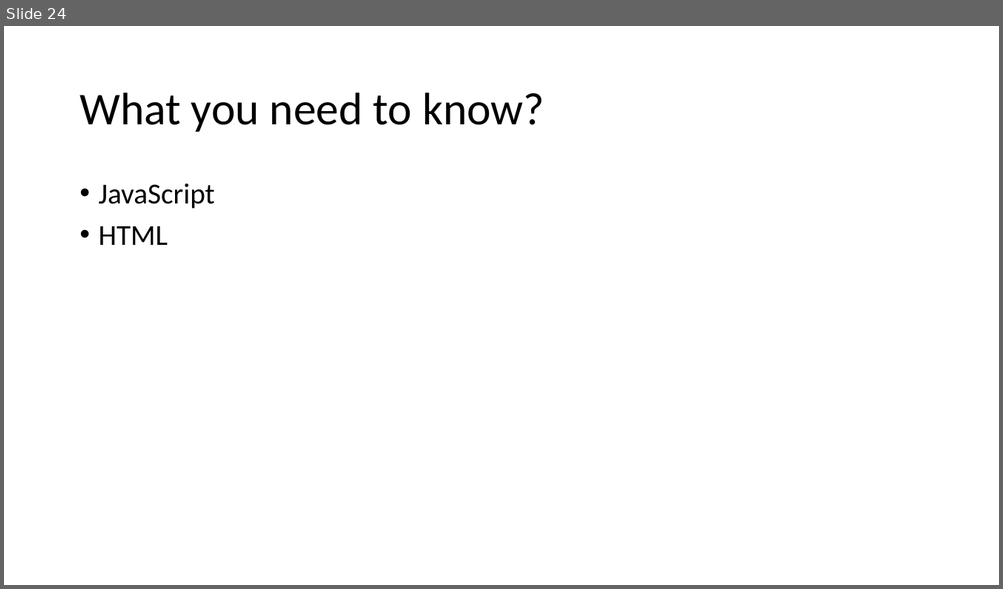
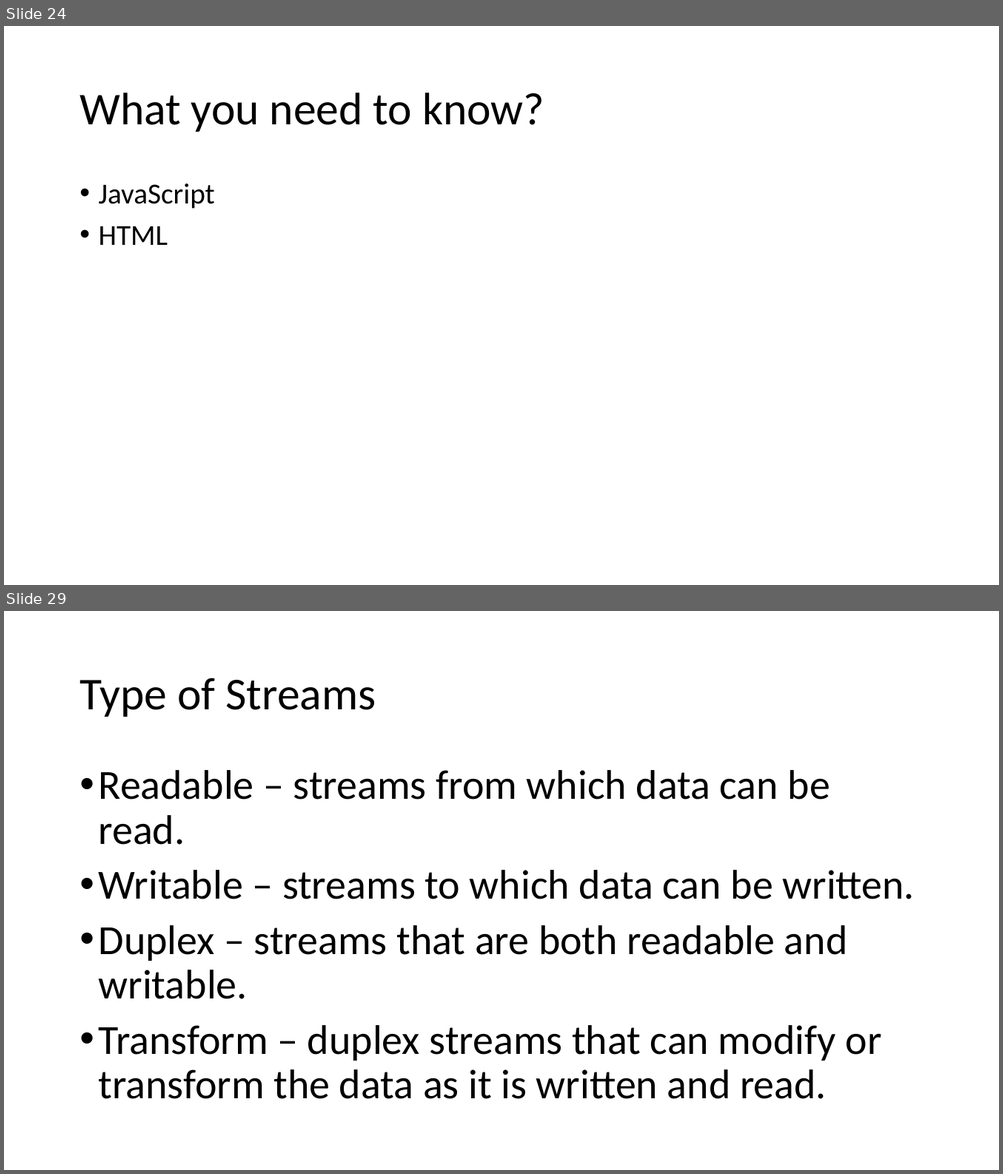
Before and after one commit to PiyushChaturvedii/batch03, a slide deck: What is Node.pptx. Shown one above the other, each under a label of ours: slide 24 before the commit, slides 24 and 29 after it; the slides between them are not shown. The pictures are 1003x589 and 1003x1174 pixels, drawn with LibreOffice and Linux fonts; fonts in the diff are those of the drawing. Boxes give left, top, right and bottom in pixels: in the first picture for what was removed or moved away, otherwise in the second. Text is boxed around its words. In the diff, an @@ line names an element or a change of style, - is before the commit and + after.

```diff
--- a/What is Node.pptx
+++ b/What is Node.pptx
@@ slide 29 added at (4,611,999,1170), background #FFFFFF @@
@@ title added at (79,678,376,717), 44 pt, text #000000 @@
+Type of Streams
@@ text added at (99,770,915,1099), 40 pt, text #000000 @@
+• Readable – streams from which data can be read.
+• Writable – streams to which data can be written.
+• Duplex – streams that are both readable and writable.
+• Transform – duplex streams that can modify or transform the data as it is written and read.
```
Also in this commit, not shown: 7 other slides added, 18 other files.
